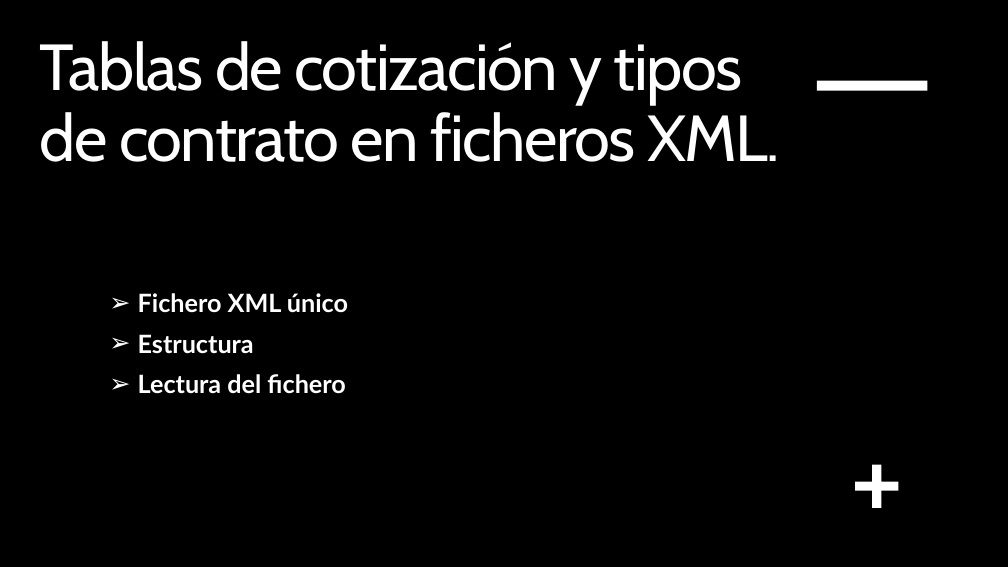
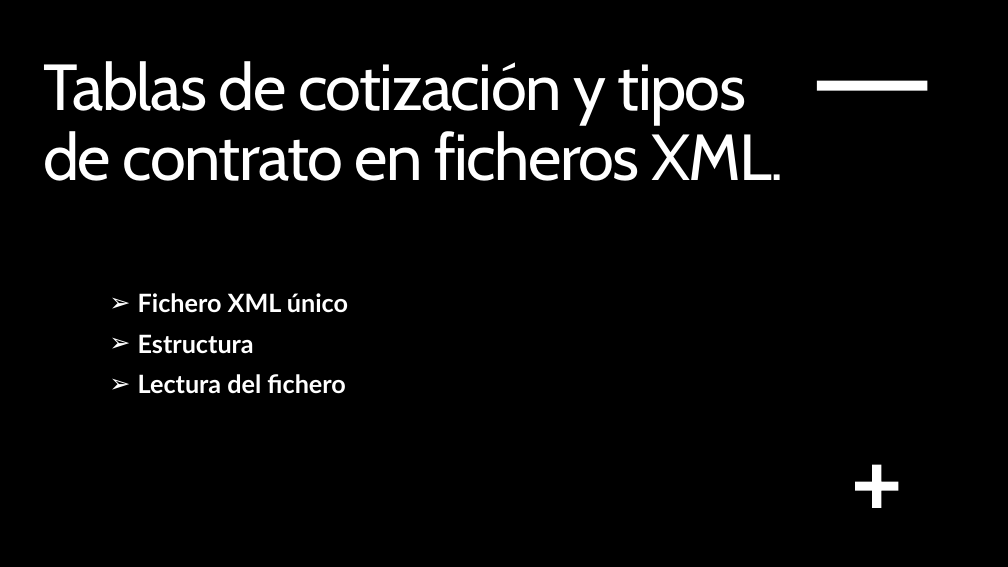
Before and after one commit to DiverseWizard1/ProyectoFinal, a slide deck: slide 5 of CalculadoraNominas_v0.1.pptx. Drawn at 1008x567 pixels with LibreOffice and Linux fonts; fonts in the diff are those of the drawing; background and template pictures are left out. Boxes give left, top, right and bottom in pixels: in the first picture for what was removed or moved away, otherwise in the second. Text is boxed around its words. In the diff, an @@ line names an element or a change of style, - is before the commit and + after.

```diff
--- a/CalculadoraNominas_v0.1.pptx
+++ b/CalculadoraNominas_v0.1.pptx
@@ title "Tablas de cotización y tipos ...": place and size @@
-title "Tablas de cotización y tipos ..." at <box>40,41,780,162</box>
+title "Tablas de cotización y tipos ..." at <box>43,61,784,181</box>
```
Also in this commit, not shown: 3 other slides changed, 2 other files.
